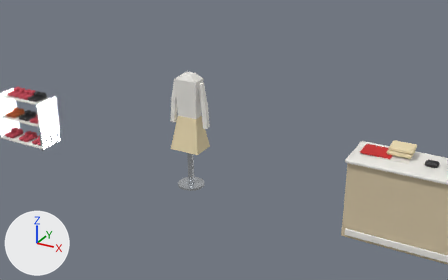
One commit to the glTF model assets/models/Clothes.glb: the scene before it, then after it.
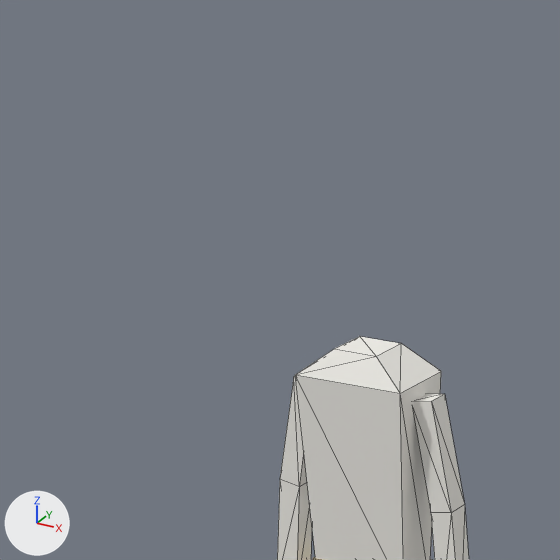
Old and new are each drawn from a 50 mm lens placed at (94.95, -31.68, 19.67), pointed at (77.2, 0.59, 3.53) and again close up on the part from 26% to 51% of the width and 2% to 41% of the height. The axes (+X, +Y, +Z) are drawn at lower left. The lights are the same throughout. The older version's two pictures come first. The close-ups show mesh edges as thin lines. Vertices at exactly the same position are counted once.

In view in the first close-up: 'Mannequin'.
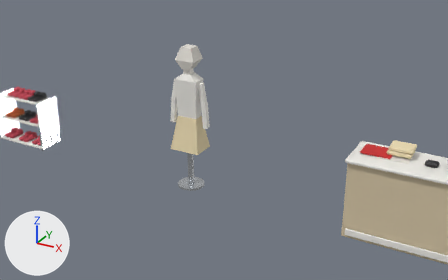
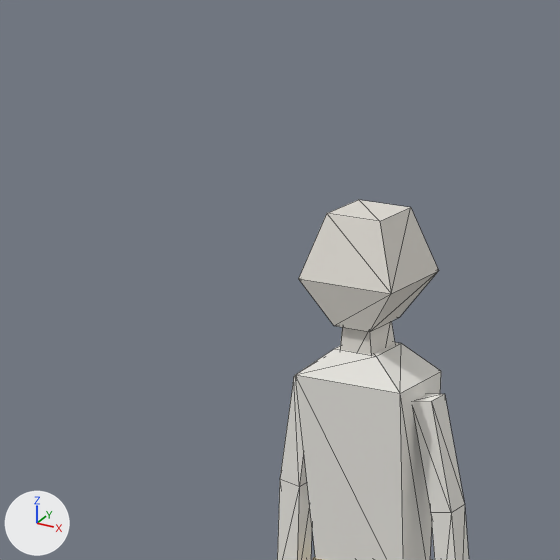
Changed parts and their boxes (x1, y1, x2, y2) in the close-ups (560 x 560 px):
'Mannequin', reshaped: before (277, 336, 469, 560); after (277, 200, 469, 560)
part 1 of me_mannequin, added: after (299, 200, 439, 355)

Edits to the bpy script that builds the scene:
```text
Add mat_mannequin:
    mat_mannequin = principled_material('Mannequin')
    mat_mannequin.base_color = (0.807, 0.776, 0.716)  # white #e8e4dc
    mat_mannequin.roughness = 0.4
Change me_mannequin:
    used by ob_mannequin; location = (75.0, 0.0, 0.0)
    remove me_mannequin.from_pydata(...)  # 84 vertices, 144 faces; spans x -1.39..1.39, y -0.9..0.9, z 0.0..7.85
    add me_mannequin.from_pydata(...)  # 104 vertices, 176 faces; spans x -1.39..1.39, y -0.9..0.9, z 0.0..9.56
    me_mannequin part 1
    20 vertices are added at x -0.67..0.67, y -0.5..0.64, z 7.27..9.56
    32 new faces join them, mat_mannequin (white #e8e4dc)
    add me_mannequin.materials.append(mat_mannequin)  # white #e8e4dc
```
